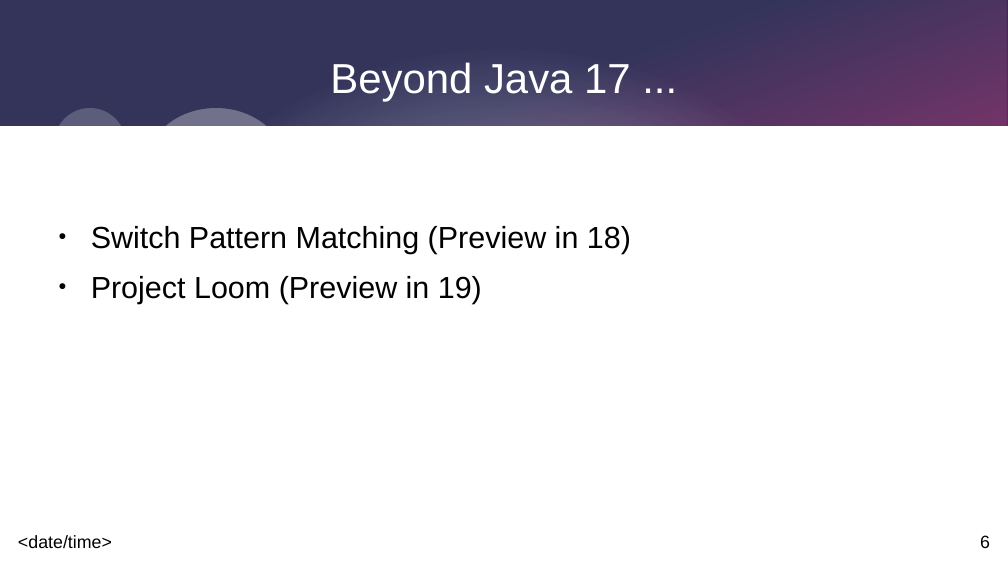
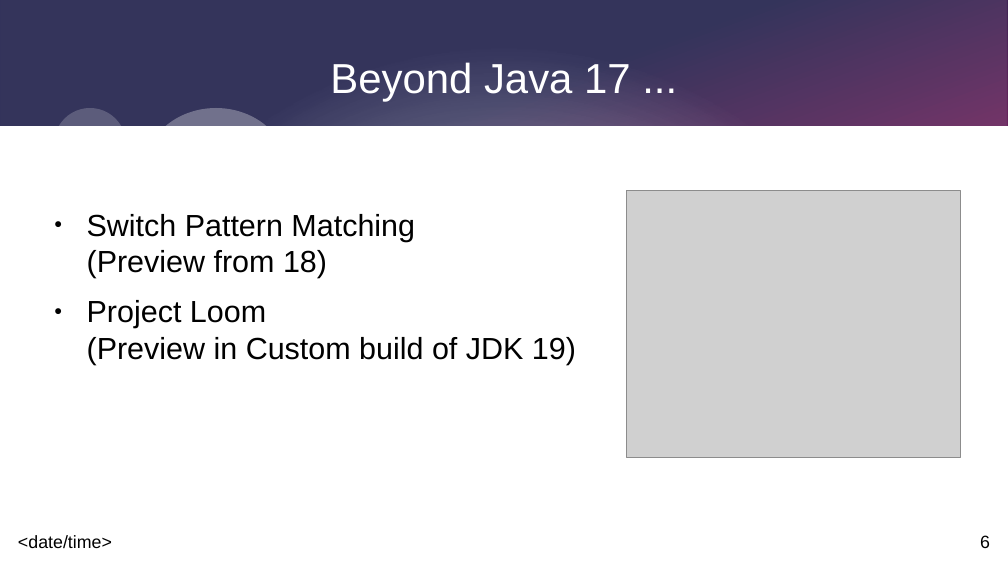
Before and after one commit to johnnyegel/Talk_JavaLatestAndGreatest, a slide deck: slide 6 of Presentation/JavaLatestAndGreatest.odp. Drawn at 1008x567 pixels with LibreOffice and Linux fonts; fonts in the diff are those of the drawing; grey boxes stand for pictures. Boxes give left, top, right and bottom in pixels: in the first picture for what was removed or moved away, otherwise in the second. Text is boxed around its words. In the diff, an @@ line names an element or a change of style, - is before the commit and + after.

```diff
--- a/Presentation/JavaLatestAndGreatest.odp
+++ b/Presentation/JavaLatestAndGreatest.odp
@@ picture added at bbox=[627, 190, 960, 457] @@
@@ text at bbox=[87, 214, 576, 365]: text changed @@
-● Switch Pattern Matching (Preview in 18)
-● Project Loom (Preview in 19)
+● Switch Pattern Matching
+  (Preview from 18)
+● Project Loom
+  (Preview in Custom build of JDK 19)
```
Also in this commit, not shown: 6 other slides changed, 3 other files.
